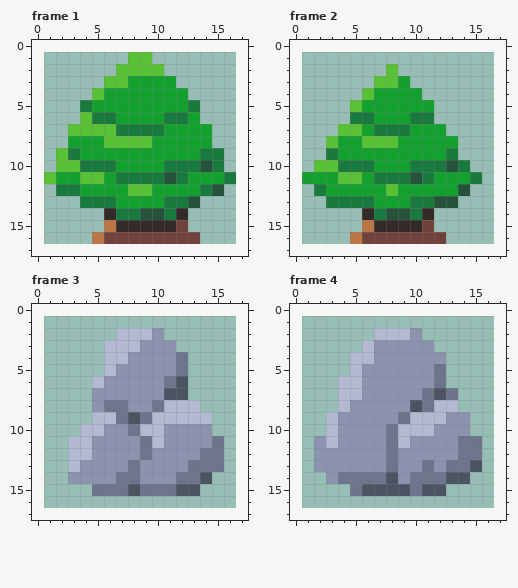
Edited in one commit: pixel-art file (The Sieni/Assets/Sprites/Sprites.ase). The picture above is the old version.
16x16 pixels, 25 frames. Colours within 5 levels of each other are drawn and written as one. Shown: frame 1, frame 2, frame 3, frame 4. The old version is drawn lined up with the new one, on the new canvas. The commit also changed other frames, which this record leaves out.
Now the later version:
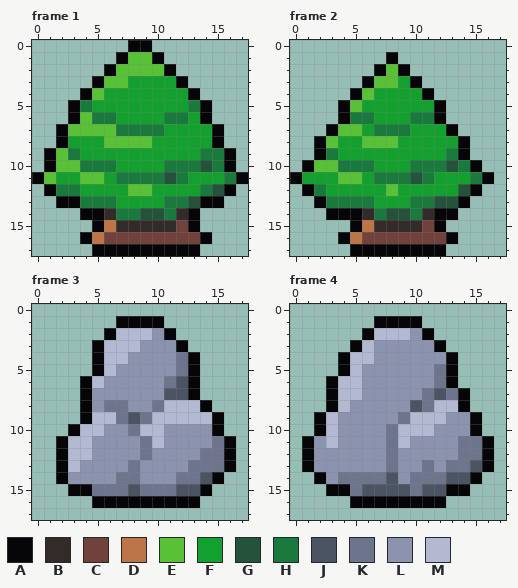
Palette (. is transparent): A #060608  B #322b28  C #71413b  D #bb7547  E #59c135  F #14a02e  G #24523b  H #1a7a3e  J #4a5462  K #6d758d  L #8b93af  M #b3b9d1
Edits made:
canvas 16x16 -> 18x18, the old top-left corner now at 1,1
--- frame 1
@@ x 0..17 @@
- 0 ..................
- 1 ........EE........
- 2 .......EEEE.......
- 3 ......EEFFFF......
- 4 .....EFFFFFFF.....
- 5 ....HFFFFFFFFH....
- 6 ....EHHFFFFHHF....
- 7 ...EEEEHHHHFFFF...
- 8 ...FFFEEEEFFFFF...
- 9 ..EHFFFFFFFFFFHH..
-10 ..EEHHHFFFFHHHGH..
-11 .EFFEEFHHHHGHFFFH.
-12 ..HHFFFFEEFFFFHG..
-13 ....HHHFFFFHHG....
-14 ......BHHGGHB.....
-15 ......DBBBBBC.....
-16 .....DCCCCCCCC....
-17 ..................
+ 0 ........AA........
+ 1 .......AEEA.......
+ 2 ......AEEEEA......
+ 3 .....AEEFFFFA.....
+ 4 ....AEFFFFFFFA....
+ 5 ...AHFFFFFFFFHA...
+ 6 ...AEHHFFFFHHFA...
+ 7 ..AEEEEHHHHFFFFA..
+ 8 ..AFFFEEEEFFFFFA..
+ 9 .AEHFFFFFFFFFFHHA.
+10 .AEEHHHFFFFHHHGHA.
+11 AEFFEEFHHHHGHFFFHA
+12 .AHHFFFFEEFFFFHGA.
+13 ..AAHHHFFFFHHGAA..
+14 ....AABHHGGHBA....
+15 .....ADBBBBBCA....
+16 ....ADCCCCCCCCA...
+17 .....AAAAAAAAA....
--- frame 2
@@ x 0..17 @@
  0 ..................
- 1 ..................
- 2 ........E.........
- 3 .......EEF........
- 4 ......EFFFF.......
- 5 .....EFFFFFF......
- 6 .....HHFFFHH......
- 7 ....EEFHHHFFF.....
- 8 ...EFFEEEFFFFF....
- 9 ...HFFFFFFFFFH....
-10 ..EEHHHFFFHHHGH...
-11 .FFFEEFHHHGHFFFH..
-12 ..HFFFFFEFFFFFG...
-13 ...HHHHFFFHHGG....
-14 ......BHGGHB......
-15 ......DBBBBC......
-16 .....DCCCCCCC.....
-17 ..................
+ 1 ........A.........
+ 2 .......AEA........
+ 3 ......AEEFA.......
+ 4 .....AEFFFFA......
+ 5 ....AEFFFFFFA.....
+ 6 ....AHHFFFHHA.....
+ 7 ...AEEFHHHFFFA....
+ 8 ..AEFFEEEFFFFFA...
+ 9 ..AHFFFFFFFFFHA...
+10 .AEEHHHFFFHHHGHA..
+11 AFFFEEFHHHGHFFFHA.
+12 .AHFFFFFEFFFFFGA..
+13 ..AHHHHFFFHHGGA...
+14 ...AAABHGGHBAA....
+15 .....ADBBBBCA.....
+16 ....ADCCCCCCCA....
+17 .....AAAAAAAA.....
--- frame 3
@@ x 0..17 @@
  0 ..................
- 1 ..................
- 2 .......MMML.......
- 3 ......MMMLLL......
- 4 ......MMLLLLK.....
- 5 ......MLLLLLK.....
- 6 .....MLLLLLKJ.....
- 7 .....LLLLLLJJ.....
- 8 .....LKKLLKMMM....
- 9 .....MMKJKMMMMM...
-10 ....MMLLKMMLLLL...
-11 ...MMLLLLKMLLLLK..
-12 ...MMLLLLKLLLLKK..
-13 ...MLLLLKLLLLKKK..
-14 ...LLLLKKLLLKKJ...
-15 .....KKKJKKKJJ....
-16 ..................
+ 1 .......AAAA.......
+ 2 ......AMMMLA......
+ 3 .....AMMMLLLA.....
+ 4 .....AMMLLLLKA....
+ 5 .....AMLLLLLKA....
+ 6 ....AMLLLLLKJA....
+ 7 ....ALLLLLLJJA....
+ 8 ....ALKKLLKMMMA...
+ 9 ....AMMKJKMMMMMA..
+10 ...AMMLLKMMLLLLA..
+11 ..AMMLLLLKMLLLLKA.
+12 ..AMMLLLLKLLLLKKA.
+13 ..AMLLLLKLLLLKKKA.
+14 ..ALLLLKKLLLKKJA..
+15 ...AAKKKJKKKJJA...
+16 .....AAAAAAAAA....
 17 ..................
--- frame 4
@@ x 0..17 @@
  0 ..................
- 1 ..................
- 2 .......MMML.......
- 3 ......MLLLLL......
- 4 .....MMLLLLLL.....
- 5 .....MLLLLLLK.....
- 6 ....MMLLLLLLK.....
- 7 ....MMLLLLLKJK....
- 8 ....MLLLLLJKMM....
- 9 ...MLLLLLKMMMLL...
-10 ...MLLLLKMMMLLL...
-11 ..LMLLLLKMLLLLKK..
-12 ..LLLLLLKLLLLLKK..
-13 ..LLLLLLKLLKLKKJ..
-14 ...LKKKKJLKKKJJ...
-15 .....KJJJJKJJ.....
-16 ..................
+ 1 .......AAAA.......
+ 2 ......AMMMLA......
+ 3 .....AMLLLLLA.....
+ 4 ....AMMLLLLLLA....
+ 5 ....AMLLLLLLKA....
+ 6 ...AMMLLLLLLKA....
+ 7 ...AMMLLLLLKJKA...
+ 8 ...AMLLLLLJKMMA...
+ 9 ..AMLLLLLKMMMLLA..
+10 ..AMLLLLKMMMLLLA..
+11 .ALMLLLLKMLLLLKKA.
+12 .ALLLLLLKLLLLLKKA.
+13 .ALLLLLLKLLKLKKJA.
+14 ..ALKKKKJLKKKJJA..
+15 ...AAKJJJJKJJAA...
+16 .....AAAAAAAA.....
 17 ..................
Boxes around the changes in both pictures, in picture pixels (x1, y1, x2, y2):
added: (32, 40, 248, 256)
added: (290, 52, 494, 256)
added: (56, 316, 236, 508)
added: (302, 316, 494, 508)
